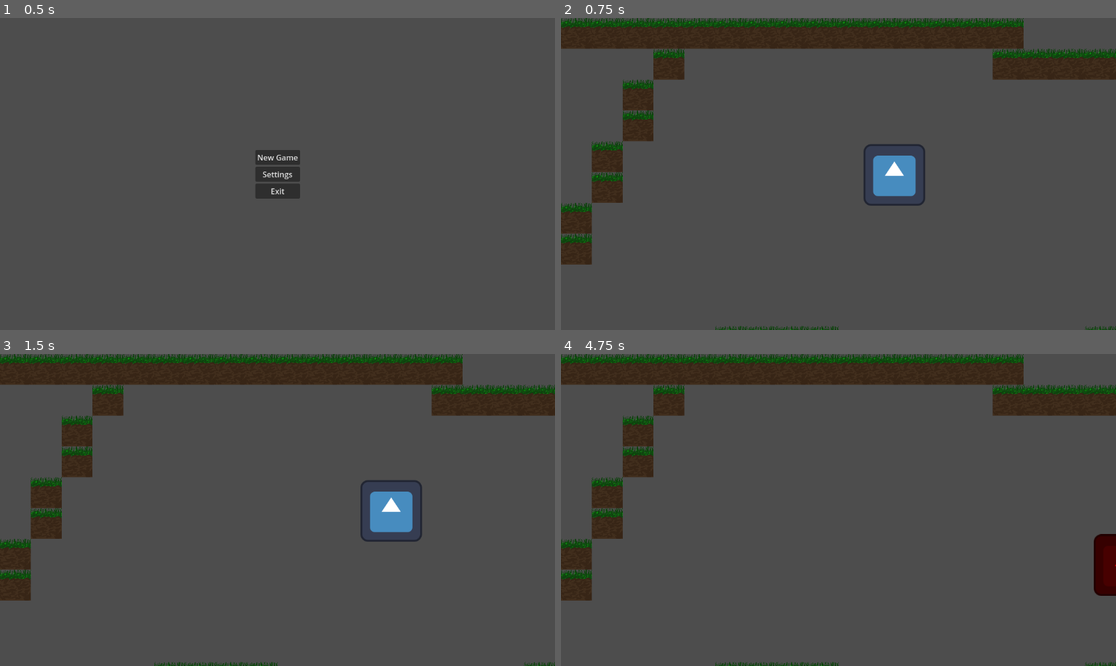
Above: before the commit, frames 1-4 (two rows, left to right).
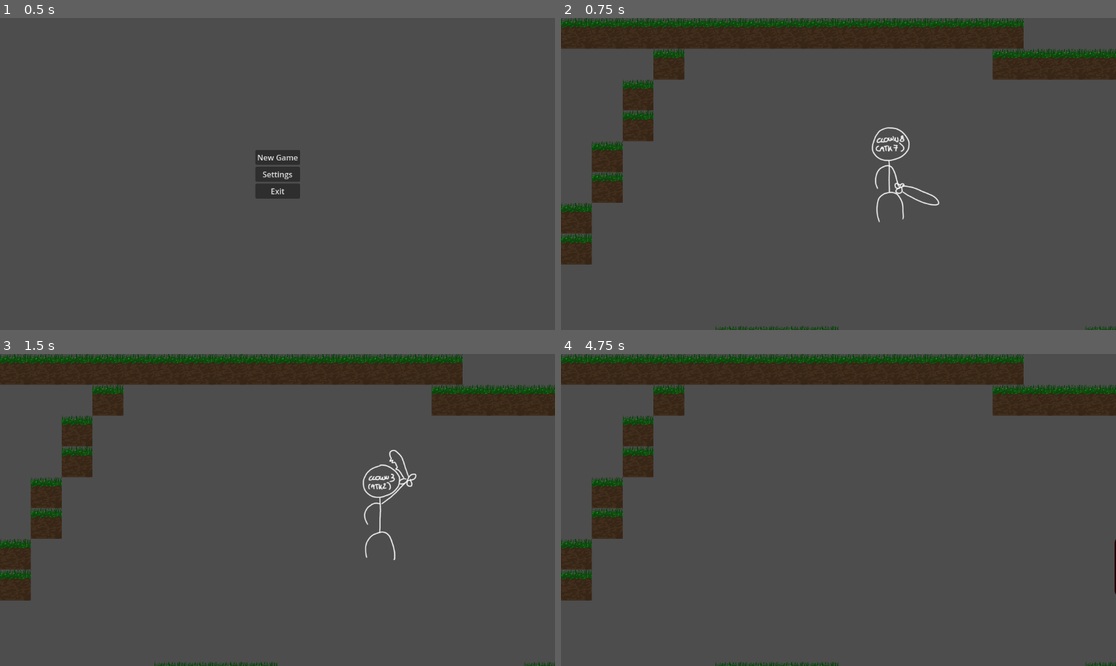
Above: after the commit, the same moments.

Repository: LorenzoFerri/GameJam2024
Game: Godot game, scene res://main_menu.tscn
Two runs of this game, one before a commit and one after it. Both use one fixed random seed, a clock stepped at 60 frames per second and the inputs below. The engine's default icon, where the game draws it, is replaced by a stand-in: a white triangle on a blue panel in a dark square.
Inputs (mouse positions are in pixels of both pictures, inside the frame that each line leads up to):
- Up to frame 1 (0.5 s): no input
- Up to frame 2 (0.75 s): click "New Game" at 0.5 s
- Up to frame 3 (1.5 s): tap Enter at 1.25 s; move the mouse to (399, 494) at 1.27 s; hold D (move_right) from 1.28 s (still down); click (399, 494) at 1.35 s
- Up to frame 4 (4.75 s): tap Shift (dash) at 1.55, 2.1, 3.05, 3.6, 4.55 s; move the mouse to (727, 525) at 2.02 s; release D (move_right) at 2.03 s; hold S (move_down) 2.03-2.78 s; click (727, 525) at 2.3 s; move the mouse to (894, 441) at 2.77 s; hold D (move_right) 2.78-3.53 s; click (894, 441) at 2.85 s; move the mouse to (810, 572) at 3.52 s; hold W (move_up) 3.53-4.28 s; click (810, 572) at 3.8 s; move the mouse to (1005, 556) at 4.27 s; hold A (move_left) from 4.28 s (still down); click (1005, 556) at 4.35 s

Frame 1 is identical in both runs. In frame 2, 1.6% of the frame differs, in the area x 54-69%, y 34-66%; in frame 3, 1.7%, in the area x 64-77%, y 30-67%; in frame 4, 0.8%.

Commit message:
Character attack MVP

Diff:
--- a/features/player/Player.gd
+++ b/features/player/Player.gd
@@ -4,20 +4,39 @@
 @export var speed = 600.0
 @export var damping = 0.6
 
-@onready var dash_cooldown = $DashCooldown
+@onready var dash_cooldown := $DashCooldown
 var dash_speed = 0
 @onready var dash_damping = 0.9
-@onready var dash_particle = $GPUParticles2D
-
+@onready var dash_particle := $GPUParticles2D
+@onready var animated_sprite := $AnimatedSprite2D
+@onready var hurt_box := $AnimatedSprite2D/HurtBox
+@onready var smear := $AnimatedSprite2D/HurtBox/Smear
+var direction = Vector2.ZERO
 
 func _physics_process(delta):
-	var direction_x = Input.get_action_strength("move_right") - Input.get_action_strength("move_left")
-	var direction_y = Input.get_action_strength("move_down") - Input.get_action_strength("move_up")
-	var direction = Vector2(direction_x,direction_y).normalized()
+	if animated_sprite.animation != "attack":
+		var direction_x = Input.get_action_strength("move_right") - Input.get_action_strength("move_left")
+		var direction_y = Input.get_action_strength("move_down") - Input.get_action_strength("move_up")
+		direction = Vector2(direction_x,direction_y).normalized()
 	if direction.length():
 		velocity = direction * speed + direction * dash_speed
 	else:
 		velocity *= damping
+
+
+
+	if direction.x > 0:
+		animated_sprite.scale.x = 0.5
+		dash_particle.scale.x = 0.5
+	elif direction.x < 0:
+		animated_sprite.scale.x = -0.5
+		dash_particle.scale.x = -0.5
+
+	var frame_index: int = animated_sprite.get_frame()
+	var animation_name: String = animated_sprite.animation
+	var sprite_frames: SpriteFrames = animated_sprite.get_sprite_frames()
+	var current_texture: Texture2D = sprite_frames.get_frame_texture(animation_name, frame_index)
+	dash_particle.texture = current_texture
 
 	dash_speed *= dash_damping
 
@@ -27,6 +46,8 @@
 	if Input.is_action_just_pressed("dash"):
 		dash()
 
+	if Input.is_action_just_pressed("attack") and animated_sprite.animation != "attack":
+		attack()
 	move_and_slide()
 
 
@@ -39,3 +60,31 @@
 
 func _on_dash_cooldown_timeout():
 	dash_cooldown.stop()
+
+func attack():
+	animated_sprite.play("attack")
+
+
+func _on_animated_sprite_2d_animation_finished():
+	if animated_sprite.animation == "attack":
+		animated_sprite.animation = "idle"
+
+
+func _on_animated_sprite_2d_frame_changed():
+	if animated_sprite == null: return
+	if animated_sprite.animation == "attack":
+		if animated_sprite.frame == 1:
+			direction /= 10
+		if animated_sprite.frame == 3:
+			hurt_box.monitoring = true
+			smear.visible = true
+			if direction == Vector2.ZERO:
+				if animated_sprite.scale.x >= 0:
+					direction = Vector2.RIGHT
+				else:
+					direction = Vector2.LEFT
+			direction = direction.normalized() * 2
+		if animated_sprite.frame == 5:
+			hurt_box.monitoring = false
+			smear.visible = false
+			direction /= 10
--- a/features/player/Player.tscn
+++ b/features/player/Player.tscn
@@ -1,7 +1,14 @@
-[gd_scene load_steps=7 format=3 uid="uid://8e4v6f5px6rd"]
+[gd_scene load_steps=15 format=3 uid="uid://8e4v6f5px6rd"]
 
 [ext_resource type="Script" path="res://features/player/Player.gd" id="1_oweex"]
-[ext_resource type="Texture2D" uid="uid://c1uv6ygtqp4wm" path="res://icon.svg" id="2_bi8ex"]
+[ext_resource type="Texture2D" uid="uid://dos1f0bxxfv3m" path="res://assets/Player/idle.png" id="3_01pee"]
+[ext_resource type="Texture2D" uid="uid://bx0qt1c4ujd73" path="res://assets/Player/attack1.png" id="3_lw1dv"]
+[ext_resource type="Texture2D" uid="uid://do4f88u8n7tqk" path="res://assets/Player/attack2.png" id="4_g7mgg"]
+[ext_resource type="Texture2D" uid="uid://dcqh0lp3udf1e" path="res://assets/Player/attack3.png" id="5_h4w1s"]
+[ext_resource type="Texture2D" uid="uid://c4kjp3btd7kqn" path="res://assets/Player/attack4.png" id="6_oema8"]
+[ext_resource type="Texture2D" uid="uid://cw5cdainbyl68" path="res://assets/Player/attack5.png" id="7_chgpq"]
+[ext_resource type="Texture2D" uid="uid://dufup3e8a0ord" path="res://assets/Player/attack6.png" id="8_xsa2f"]
+[ext_resource type="Texture2D" uid="uid://ccqiebyi8c8q5" path="res://assets/Player/attack7.png" id="9_8tfe0"]
 
 [sub_resource type="Curve" id="Curve_sb7ip"]
 _data = [Vector2(0, 0.600658), 0.0, -0.600658, 0, 1, Vector2(1, 0), -0.600658, 0.0, 1, 0]
@@ -13,28 +20,87 @@
 [sub_resource type="ParticleProcessMaterial" id="ParticleProcessMaterial_7oo71"]
 particle_flag_disable_z = true
 gravity = Vector3(0, 0, 0)
+scale_min = 0.5
+scale_max = 0.5
 alpha_curve = SubResource("CurveTexture_8trrd")
 
-[sub_resource type="CircleShape2D" id="CircleShape2D_otpgw"]
-radius = 72.111
+[sub_resource type="CapsuleShape2D" id="CapsuleShape2D_maqw4"]
+radius = 46.0
+height = 208.0
+
+[sub_resource type="SpriteFrames" id="SpriteFrames_8yisj"]
+animations = [{
+"frames": [{
+"duration": 1.0,
+"texture": ExtResource("3_lw1dv")
+}, {
+"duration": 1.0,
+"texture": ExtResource("4_g7mgg")
+}, {
+"duration": 1.0,
+"texture": ExtResource("5_h4w1s")
+}, {
+"duration": 1.0,
+"texture": ExtResource("6_oema8")
+}, {
+"duration": 1.0,
+"texture": ExtResource("7_chgpq")
+}, {
+"duration": 1.0,
+"texture": ExtResource("8_xsa2f")
+}, {
+"duration": 1.0,
+"texture": ExtResource("9_8tfe0")
+}],
+"loop": false,
+"name": &"attack",
+"speed": 10.0
+}, {
+"frames": [{
+"duration": 1.0,
+"texture": ExtResource("9_8tfe0")
+}],
+"loop": true,
+"name": &"idle",
+"speed": 5.0
+}]
 
 [node name="Player" type="CharacterBody2D"]
 motion_mode = 1
 script = ExtResource("1_oweex")
 
 [node name="GPUParticles2D" type="GPUParticles2D" parent="."]
+scale = Vector2(0.5, 0.5)
 emitting = false
 amount = 4
 process_material = SubResource("ParticleProcessMaterial_7oo71")
-texture = ExtResource("2_bi8ex")
+texture = ExtResource("3_01pee")
 speed_scale = 8.0
 
-[node name="Icon" type="Sprite2D" parent="."]
-texture = ExtResource("2_bi8ex")
-
 [node name="CollisionShape2D" type="CollisionShape2D" parent="."]
-shape = SubResource("CircleShape2D_otpgw")
+shape = SubResource("CapsuleShape2D_maqw4")
 
 [node name="DashCooldown" type="Timer" parent="."]
 
+[node name="AnimatedSprite2D" type="AnimatedSprite2D" parent="."]
+scale = Vector2(0.5, 0.5)
+sprite_frames = SubResource("SpriteFrames_8yisj")
+animation = &"attack"
+autoplay = "idle"
+frame = 6
+frame_progress = 1.0
+
+[node name="HurtBox" type="Area2D" parent="AnimatedSprite2D"]
+scale = Vector2(2, 2)
+monitoring = false
+
+[node name="CollisionPolygon2D" type="CollisionPolygon2D" parent="AnimatedSprite2D/HurtBox"]
+polygon = PackedVector2Array(52, -136, 99, -47, 101, 35, 38, 106, 150, 40, 155, -50)
+
+[node name="Smear" type="Polygon2D" parent="AnimatedSprite2D/HurtBox"]
+visible = false
+polygon = PackedVector2Array(53, -131, 81, -83, 100, -22, 98, 14, 97, 45, 80, 65, 44, 100, 91, 82, 116, 66, 137, 48, 152, 24, 155, -13, 152, -44, 127, -73, 106, -94, 79, -111)
+
 [connection signal="timeout" from="DashCooldown" to="." method="_on_dash_cooldown_timeout"]
+[connection signal="animation_finished" from="AnimatedSprite2D" to="." method="_on_animated_sprite_2d_animation_finished"]
+[connection signal="frame_changed" from="AnimatedSprite2D" to="." method="_on_animated_sprite_2d_frame_changed"]
--- a/game.tscn
+++ b/game.tscn
@@ -2283,8 +2283,6 @@
 
 [node name="Player" parent="." instance=ExtResource("1_qgqlc")]
 position = Vector2(692, 326)
-speed = 600.0
-damping = 0.6
 
 [node name="Infermiera" parent="." instance=ExtResource("2_fhk6m")]
 position = Vector2(880, 1027)
Binary file added: assets/Player/attack1.png
Not shown, added: assets/Player/attack1.png.import
Binary file added: assets/Player/attack2.png
Not shown, added: assets/Player/attack2.png.import
Binary file added: assets/Player/attack3.png
Not shown, added: assets/Player/attack3.png.import
Binary file added: assets/Player/attack4.png
Not shown, added: assets/Player/attack4.png.import
Binary file added: assets/Player/attack5.png
Not shown, added: assets/Player/attack5.png.import
Binary file added: assets/Player/attack6.png
Not shown, added: assets/Player/attack6.png.import
(and 4 more such lines)
